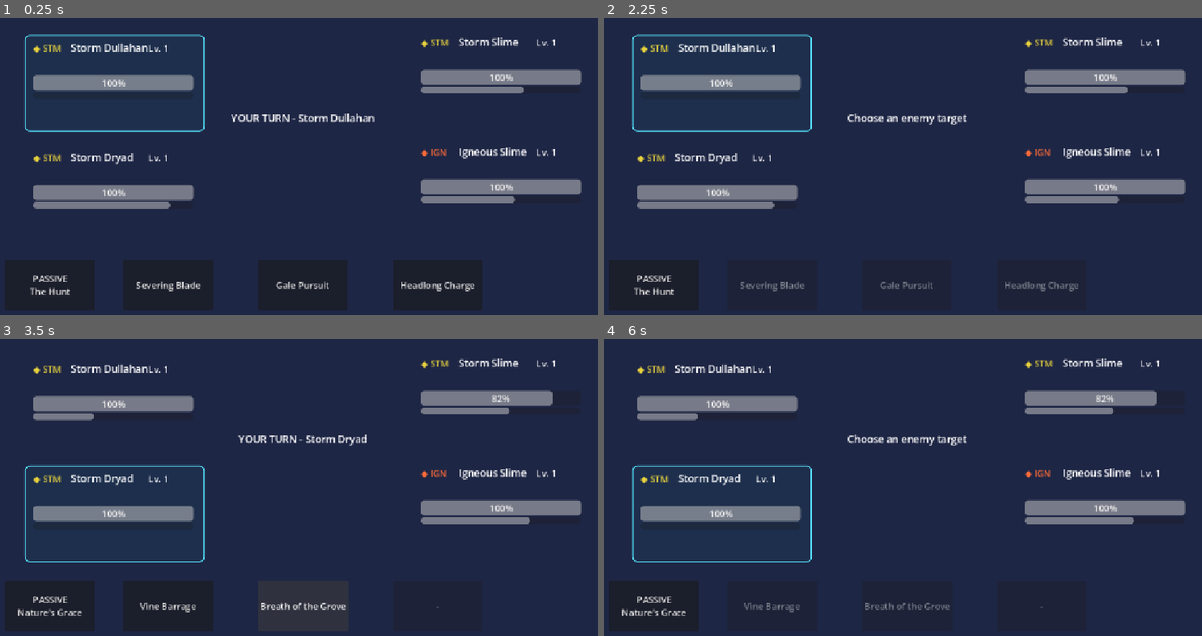
Above: before the commit, frames 1-4 (two rows, left to right).
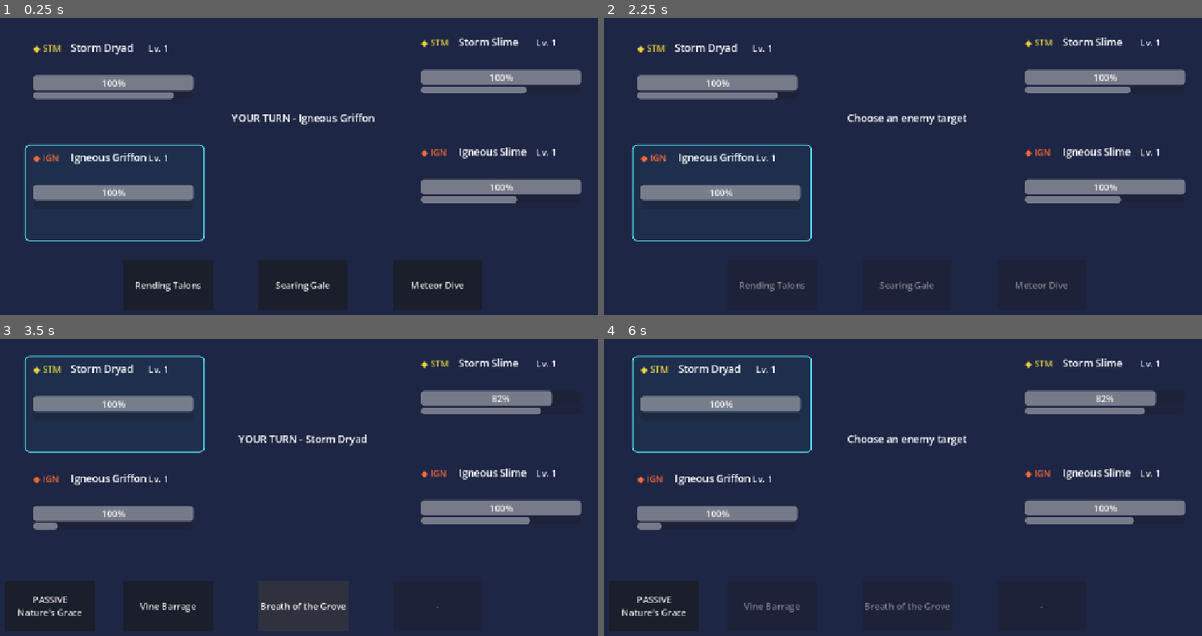
Above: after the commit, the same moments.

Repository: Akharyuu/monster-rpg
Game: Godot game, scene res://scenes/battle/battle_screen.tscn
The game is run twice, just before and just after one commit, with the same random seed, the same clock (stepped at 60 frames per second) and the same inputs.
Inputs (mouse positions are in pixels of both pictures, inside the frame that each line leads up to):
- Up to frame 1 (0.25 s): no input
- Up to frame 2 (2.25 s): click (651, 285) at 0.5 s, where only the run before the commit has a clickable "PASSIVE The Hunt"; click "Severing Blade" (after the commit: "Rending Talons") at 1.25 s; click (1106, 77) at 2.02 s
- Up to frame 3 (3.5 s): click "Gale Pursuit" (after the commit: "Searing Gale") at 2.75 s
- Up to frame 4 (6 s): click "PASSIVE Nature's Grace" at 3.5 s; click "Vine Barrage" at 4.25 s; click "Breath of the Grove" at 5 s; click (1106, 398) at 5.77 s

The runs differ from the first frame. In frame 1, 6.1% of the frame differs, in the area x 0-89%, y 5-99%; in frame 2, 6.3%; in frame 3, 2.0%; in frame 4, 2.8%.

Commit message:
Add Igneous Griffon to playable test team

Diff:
--- a/godot/scenes/battle/battle_screen.gd
+++ b/godot/scenes/battle/battle_screen.gd
@@ -40,10 +40,10 @@
 func _ready() -> void:
     allies = [
         PrototypeFactoryScript.create_level_one_monster(
-            "dryad_storm"
+            "griffon_igneous"
         ),
         PrototypeFactoryScript.create_level_one_monster(
-            "dullahan_storm"
+            "dryad_storm"
         )
     ]
 
